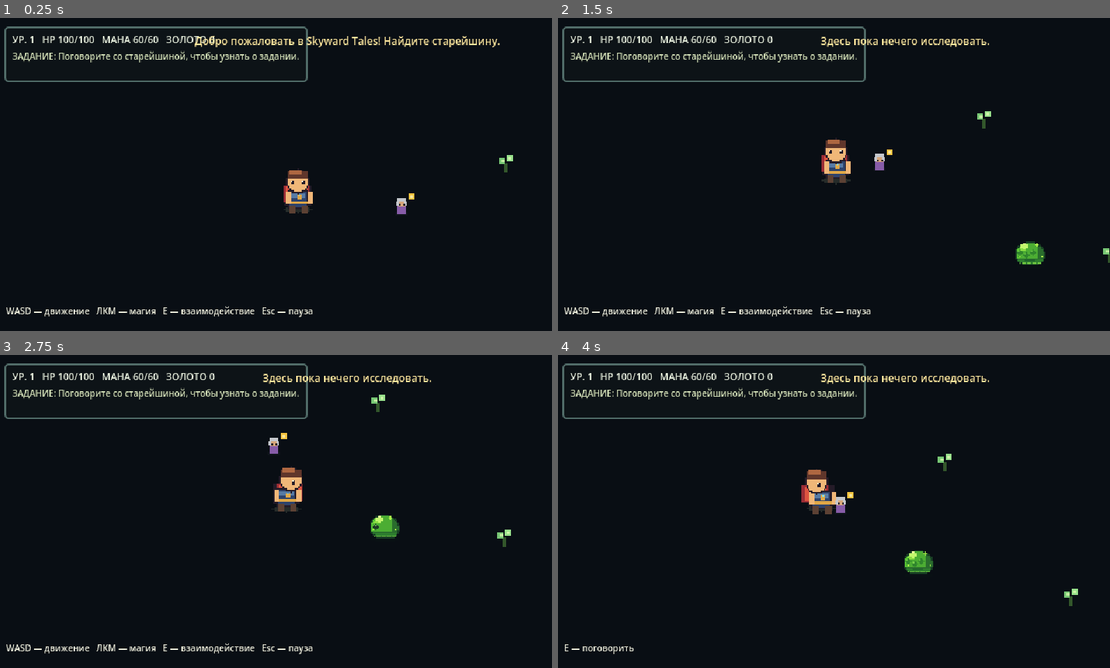
Above: before the commit, frames 1-4 (two rows, left to right).
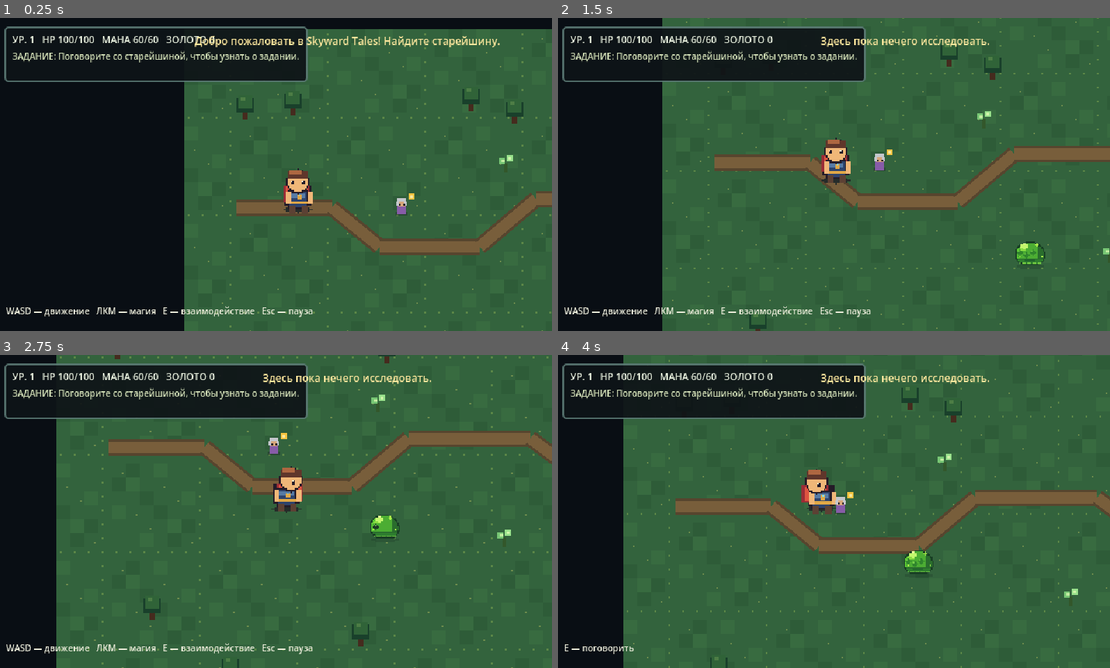
Above: after the commit, the same moments.

Repository: DoctorStrangeSH/Skyward-Tales
Game: Godot game, scene res://scenes/main.tscn
The game is run twice, just before and just after one commit, with the same random seed, the same clock (stepped at 60 frames per second) and the same inputs.
Inputs (mouse positions are in pixels of both pictures, inside the frame that each line leads up to):
- Up to frame 1 (0.25 s): no input
- Up to frame 2 (1.5 s): move the mouse to (955, 158) at 0.52 s; press the mouse at (955, 158) at 0.53 s; hold D (move_right) 0.53-1.28 s; move the mouse to (718, 190) at 1.27 s; release the mouse at (718, 190) at 1.28 s; hold S (move_down) from 1.28 s (still down); tap E (interact) at 1.35 s
- Up to frame 3 (2.75 s): move the mouse to (331, 442) at 2.02 s; release S (move_down) at 2.03 s; press the mouse at (331, 442) at 2.03 s; hold D (move_right) from 2.03 s (still down)
- Up to frame 4 (4 s): move the mouse to (806, 574) at 2.77 s; release D (move_right) at 2.78 s; release the mouse at (806, 574) at 2.78 s; hold W (move_up) 2.78-3.53 s; tap E (interact) at 2.85 s; move the mouse to (999, 558) at 3.52 s; press the mouse at (999, 558) at 3.53 s; hold A (move_left) from 3.53 s (still down)

The runs differ from the first frame. In frame 1, 59% of the frame differs, in the area x 33-100%, y 3-100%; in frame 2, 73%; in frame 3, 80%, in the area x 10-100%, y 0-100%; in frame 4, 79%.
Error before the commit: Parse Error: Cannot infer the type of "variation" variable because the value doesn't have a set type. (res://scripts/world.gd:14)

Commit message:
fix: explicit GDScript integer types and validate with Godot 4.7

Diff:
--- a/project.godot
+++ b/project.godot
@@ -3,7 +3,7 @@
 [application]
 config/name="Skyward Tales"
 run/main_scene="res://scenes/main.tscn"
-config/features=PackedStringArray("4.3", "GL Compatibility")
+config/features=PackedStringArray("4.7", "GL Compatibility")
 
 [display]
 window/size/viewport_width=640
--- a/scripts/directional_sprite.gd
+++ b/scripts/directional_sprite.gd
@@ -37,7 +37,7 @@
 func set_direction_vector(direction: Vector2) -> void:
 	if direction.length_squared() < 0.0001:
 		return
-	var octant := posmod(int(round(direction.angle() / (PI / 4.0))), 8)
+	var octant: int = posmod(int(round(direction.angle() / (PI / 4.0))), 8)
 	# atan2 uses screen coordinates: right, down-right, down, ...
 	var row_for_octant := [2, 1, 0, 7, 6, 5, 4, 3]
 	var next_direction := int(row_for_octant[octant])
--- a/scripts/world.gd
+++ b/scripts/world.gd
@@ -11,7 +11,7 @@
 func _draw() -> void:
 	for y in range(MAP_HEIGHT):
 		for x in range(MAP_WIDTH):
-			var variation := abs(x * 928371 + y * 1237 + x * y * 17) % 7
+			var variation: int = absi(x * 928371 + y * 1237 + x * y * 17) % 7
 			var base := Color(0.20, 0.39, 0.24)
 			if variation == 0:
 				base = Color(0.22, 0.42, 0.25)
Not shown, changed: docs/AI_HANDOFF.md
Not shown, changed: docs/ROADMAP.md
